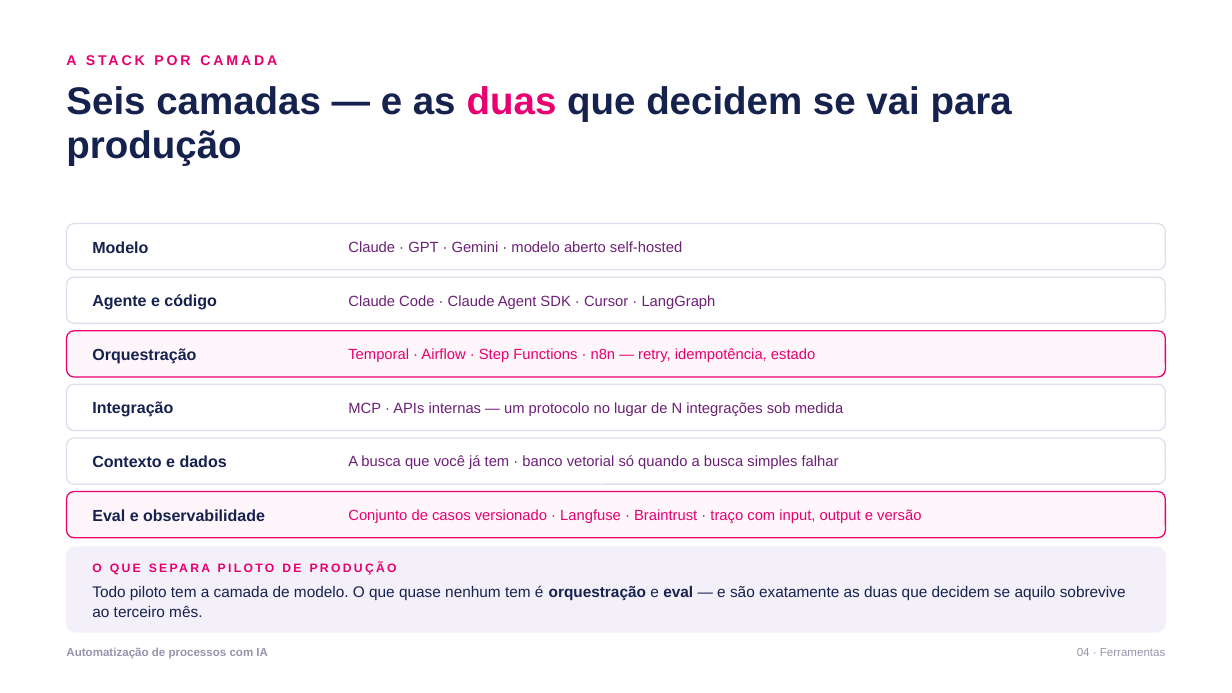
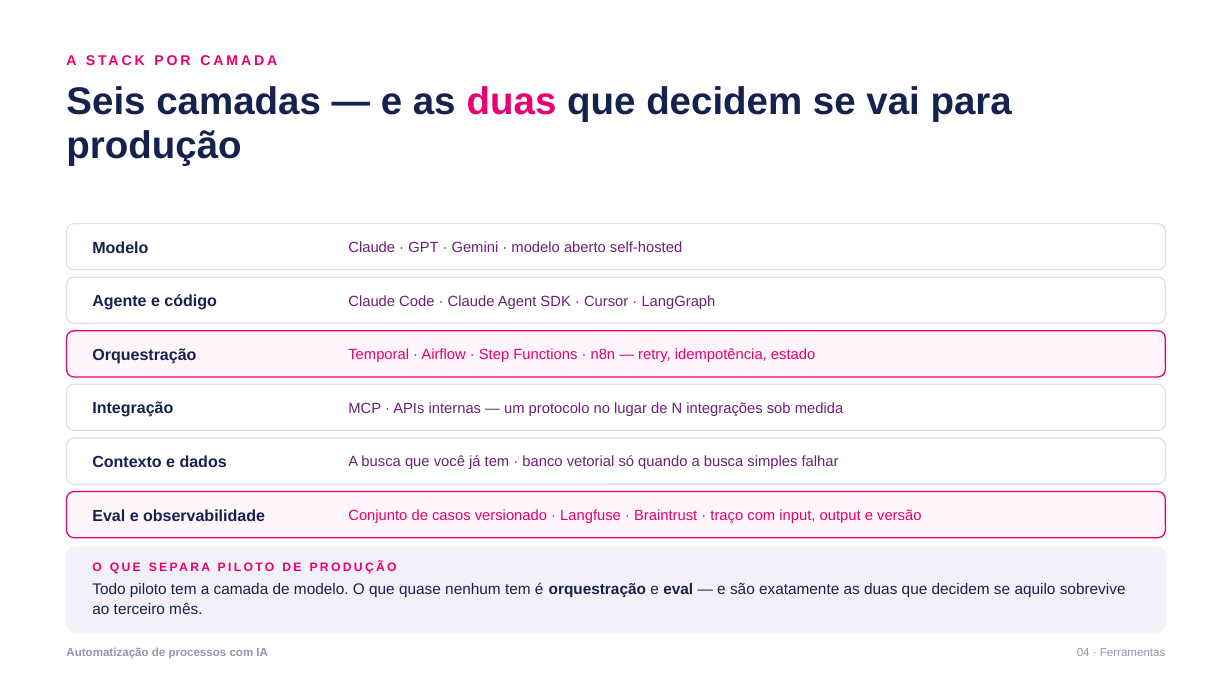
Before and after one commit to gabrcs/casamentos-app, a slide deck: slide 10 of talks/serasa-ia-automacao/deck.pptx (slide 14 before the commit). Drawn at 1232x693 pixels with LibreOffice and Linux fonts; fonts in the diff are those of the drawing. Boxes give left, top, right and bottom in pixels: in the first picture for what was removed or moved away, otherwise in the second. Text is boxed around its words. In the diff, an @@ line names an element or a change of style, - is before the commit and + after.

```diff
--- a/talks/serasa-ia-automacao/deck.pptx
+++ b/talks/serasa-ia-automacao/deck.pptx
@@ text "Todo piloto tem a camada ..." at [92, 582, 1126, 614]: vertical alignment middle to top @@
```
Also in this commit, not shown: 5 other slides changed, 9 slides added, 13 slides removed, 4 other files.
